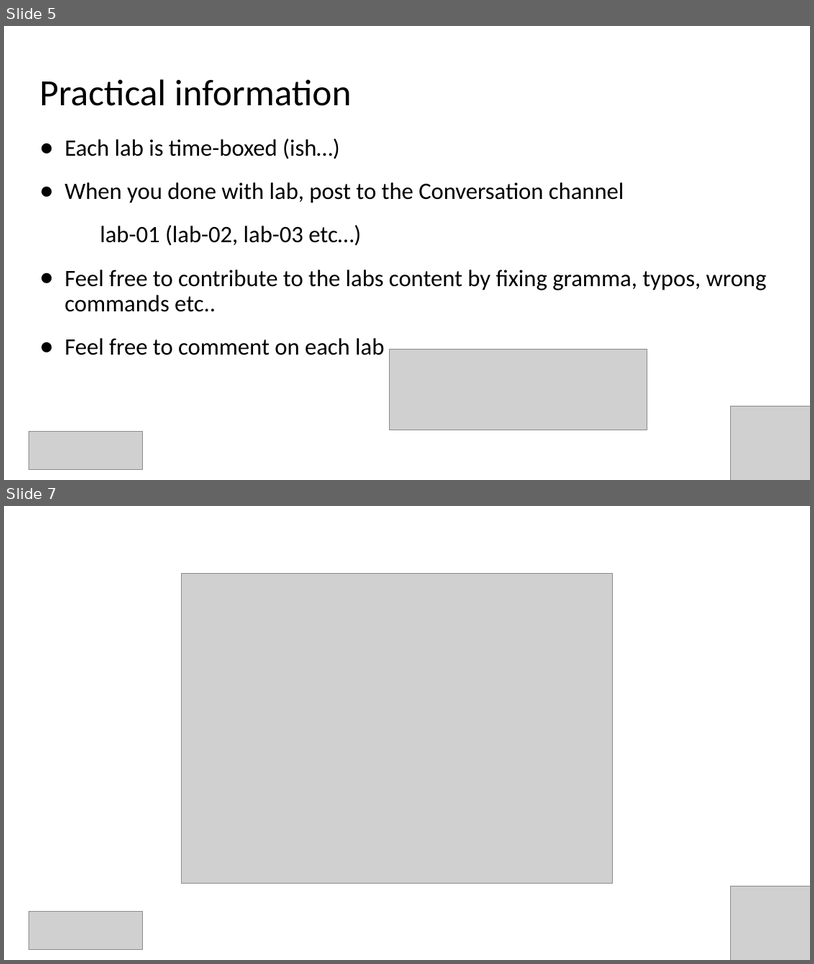
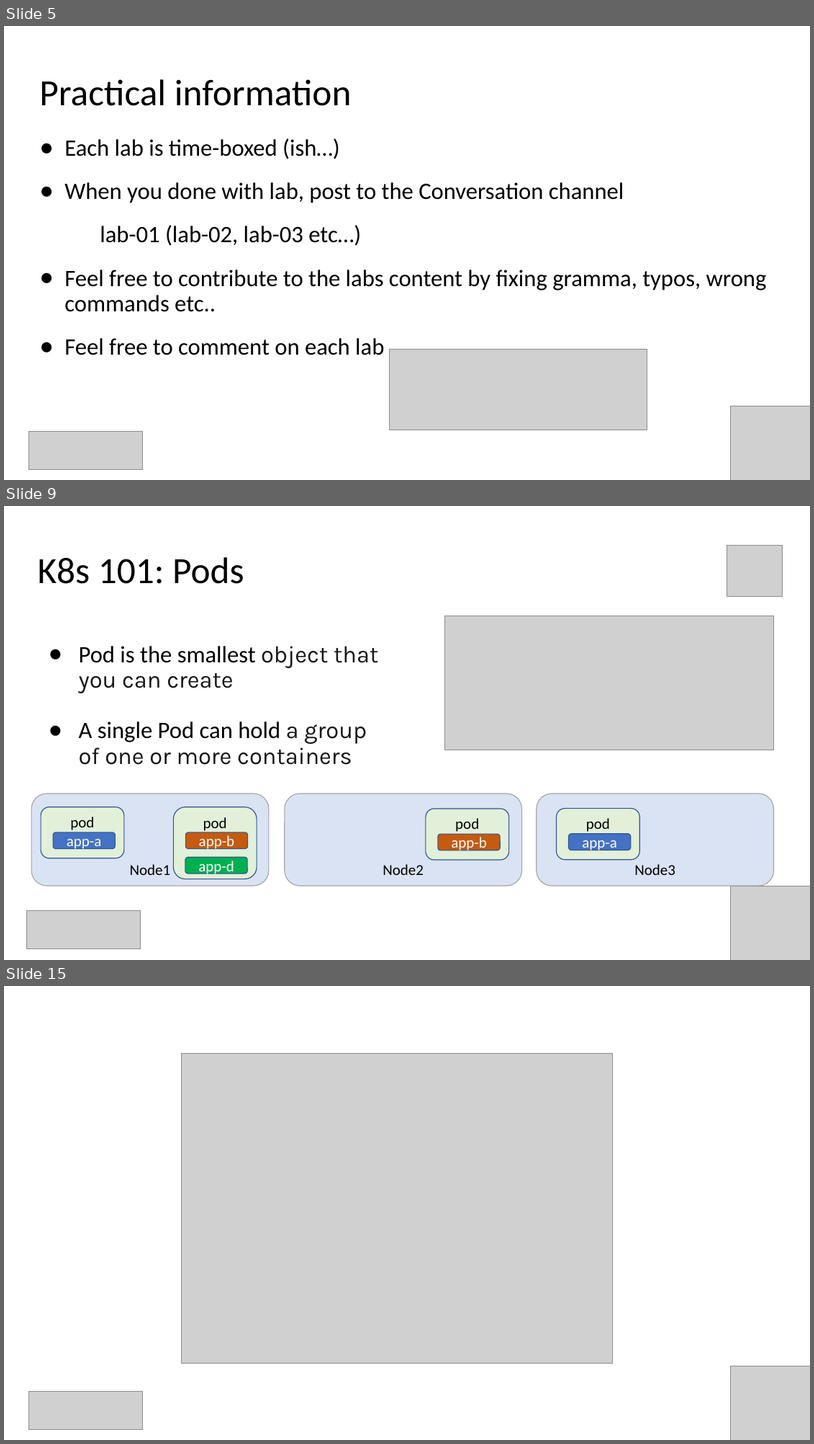
Before and after one commit to evgenyb/aks-workshops, a slide deck: 05-scaling-options-in-aks/slides/scaling-options-for-applications-and-clusters-in-AKS.pptx. Shown one above the other, each under a label of ours: slides 5 and 7 before the commit, slides 5, 9 and 15 after it; the slides between them are not shown. The pictures are 814x964 and 814x1444 pixels, drawn with LibreOffice and Linux fonts; fonts in the diff are those of the drawing; grey boxes stand for pictures. Boxes give left, top, right and bottom in pixels: in the first picture for what was removed or moved away, otherwise in the second. Text is boxed around its words. In the diff, an @@ line names an element or a change of style, - is before the commit and + after.

```diff
--- a/05-scaling-options-in-aks/slides/scaling-options-for-applications-and-clusters-in-AKS.pptx
+++ b/05-scaling-options-in-aks/slides/scaling-options-for-applications-and-clusters-in-AKS.pptx
@@ slide 9 added at box(4, 506, 810, 960), background #FFFFFF @@
@@ picture added at box(728, 546, 783, 597) @@
@@ title added at box(38, 557, 244, 584), 44 pt, text #000000 @@
+K8s 101: Pods
@@ picture added at box(445, 615, 774, 749) @@
@@ text added at box(79, 646, 378, 764), 28 pt, text #171717 @@
+● Pod is the smallest object that
+  you can create
+● A single Pod can hold a group
+  of one or more containers
@@ rounded rectangle added at box(31, 793, 269, 885), fill #DAE3F3, outline #A5A5A5 1 pt, 18 pt, text #000000 @@
+Node1
@@ rounded rectangle added at box(41, 807, 124, 858), fill #E2F0D9, outline #325491 1 pt, 18 pt, text #000000 @@
+pod
@@ rounded rectangle added at box(173, 807, 257, 879), fill #E2F0D9, outline #325491 1 pt, 18 pt, text #000000 @@
+pod
@@ rounded rectangle added at box(285, 793, 522, 885), fill #DAE3F3, outline #A5A5A5 1 pt, 18 pt, text #000000 @@
+Node2
@@ rounded rectangle added at box(537, 793, 774, 885), fill #DAE3F3, outline #A5A5A5 1 pt, 18 pt, text #000000 @@
+Node3
@@ rounded rectangle added at box(426, 808, 509, 860), fill #E2F0D9, outline #325491 1 pt, 18 pt, text #000000 @@
+pod
@@ rounded rectangle added at box(557, 808, 640, 860), fill #E2F0D9, outline #325491 1 pt, 18 pt, text #000000 @@
+pod
@@ rounded rectangle added at box(53, 832, 116, 849), fill #4472C4, outline #325491 1 pt, 18 pt, text #FFFFFF @@
+app-a
@@ rounded rectangle added at box(185, 832, 248, 849), fill #C55A11, outline #325491 1 pt, 18 pt, text #FFFFFF @@
+app-b
@@ rounded rectangle added at box(438, 834, 501, 850), fill #C55A11, outline #325491 1 pt, 18 pt, text #FFFFFF @@
+app-b
@@ rounded rectangle added at box(569, 834, 631, 849), fill #4472C4, outline #325491 1 pt, 18 pt, text #FFFFFF @@
+app-a
@@ rounded rectangle added at box(185, 857, 248, 873), fill #00B050, outline #325491 1 pt, 18 pt, text #FFFFFF @@
+app-d
@@ picture added at box(731, 885, 810, 960) @@
@@ picture added at box(27, 911, 141, 949) @@
@@ what was slide 7 is now slide 15 @@
```
Also in this commit, not shown: 8 other slides added, 1 slide removed, 1 other file.
